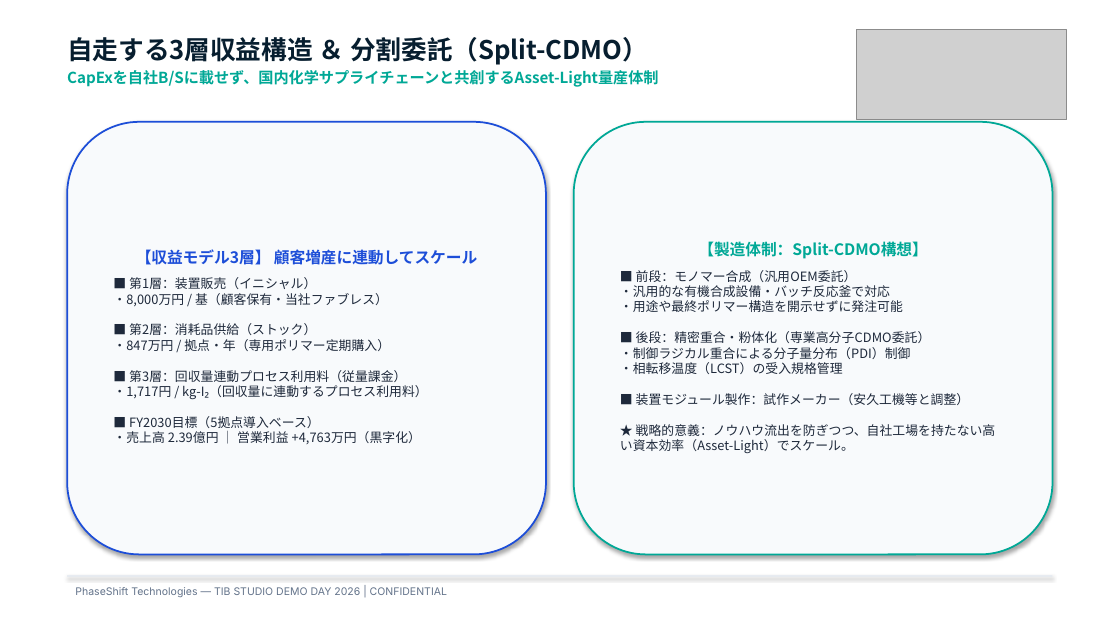
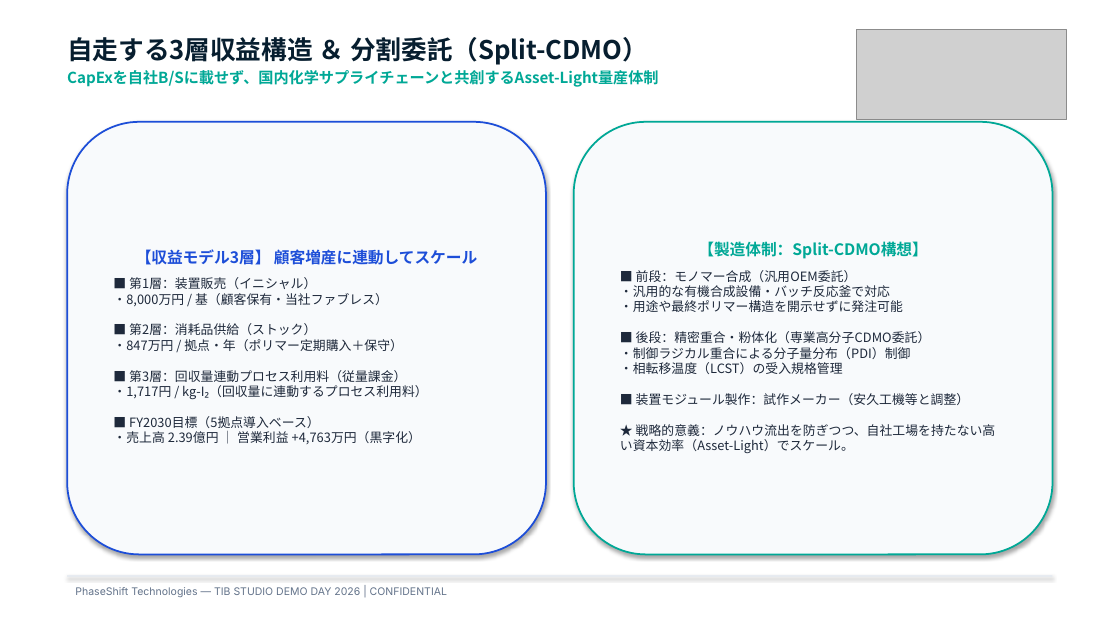
Before and after one commit to junichi3112btm-gif/claude, a slide deck: slide 5 of dglobal/PhaseShift_TIB_DEMODAY_20260906_rev2.pptx. Drawn at 1120x630 pixels with LibreOffice and Linux fonts; fonts in the diff are those of the drawing; grey boxes stand for pictures. Boxes give left, top, right and bottom in pixels: in the first picture for what was removed or moved away, otherwise in the second. Text is boxed around its words. In the diff, an @@ line names an element or a change of style, - is before the commit and + after.

```diff
--- a/dglobal/PhaseShift_TIB_DEMODAY_20260906_rev2.pptx
+++ b/dglobal/PhaseShift_TIB_DEMODAY_20260906_rev2.pptx
@@ text in rounded rectangle at [113,277,428,444]: text changed @@
-■ 第1層：装置販売（イニシャル）
-・8,000万円 / 基（顧客保有・当社ファブレス）
-■ 第2層：消耗品供給（ストック）
-・847万円 / 拠点・年（専用ポリマー定期購入）
-■ 第3層：回収量連動プロセス利用料（従量課金）
-・1,717円 / kg-I₂（回収量に連動するプロセス利用料）
-■ FY2030目標（5拠点導入ベース）
-・売上高 2.39億円 ｜ 営業利益 +4,763万円（黒字化）
+■ 第1層：装置販売（イニシャル）
+・8,000万円 / 基（顧客保有・当社ファブレス）
+■ 第2層：消耗品供給（ストック）
+・847万円 / 拠点・年（ポリマー定期購入＋保守）
+■ 第3層：回収量連動プロセス利用料（従量課金）
+・1,717円 / kg-I₂（回収量に連動するプロセス利用料）
+■ FY2030目標（5拠点導入ベース）
+・売上高 2.39億円 ｜ 営業利益 +4,763万円（黒字化）
```
Also in this commit, not shown: 5 other files.
